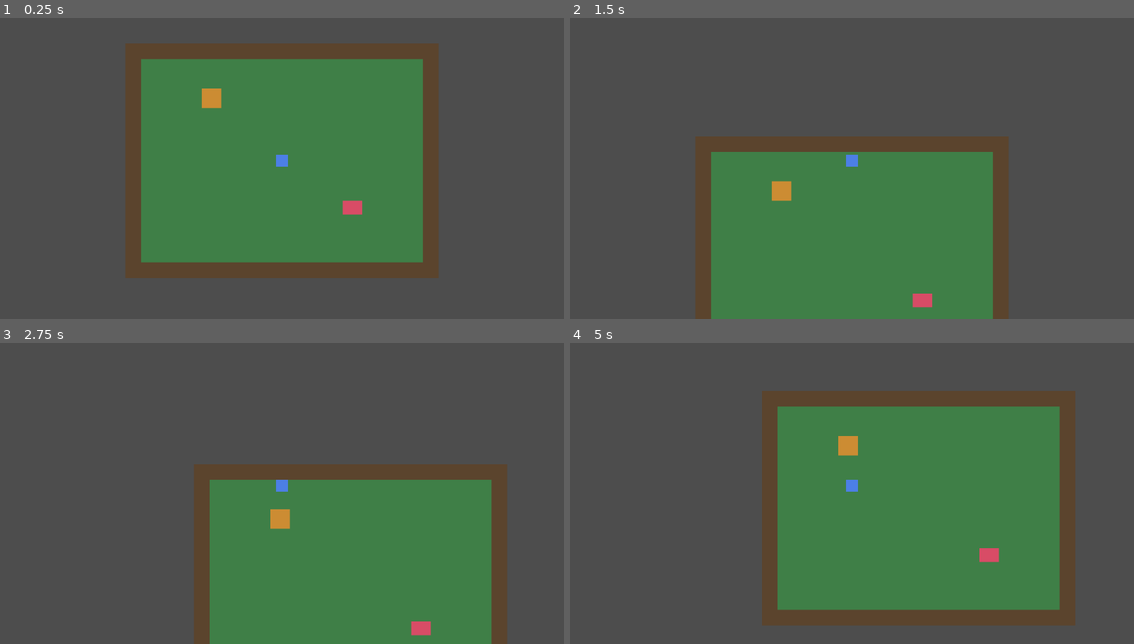
Above: before the commit, frames 1-4 (two rows, left to right).
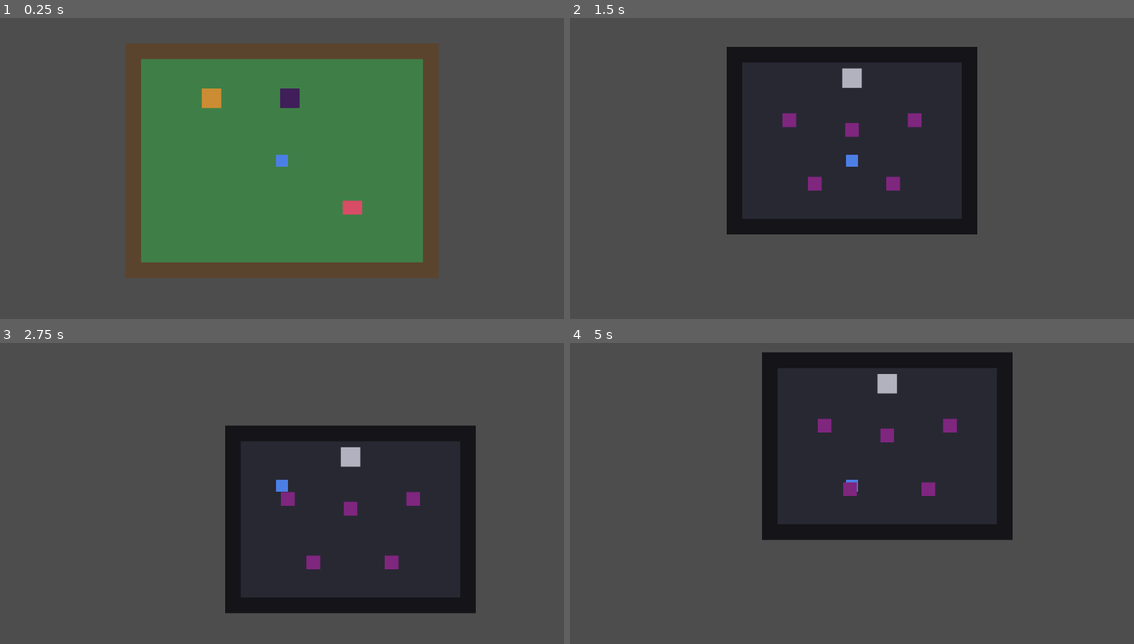
Above: after the commit, the same moments.

Repository: fkenmar/Altiare
Game: Godot game, scene res://scenes/World.tscn
Two runs of this game, one before a commit and one after it. Both use one fixed random seed, a clock stepped at 60 frames per second and the inputs below.
Inputs:
- Up to frame 1 (0.25 s): no input
- Up to frame 2 (1.5 s): tap Enter (ui_accept) at 0.5, 0.77 s; hold W from 0.53 s (still down)
- Up to frame 3 (2.75 s): tap Enter (ui_accept) at 1.52 s; release W at 2.03 s; hold A from 2.03 s (still down)
- Up to frame 4 (5 s): tap Enter (ui_accept) at 3.02, 3.77, 4.52 s; release A at 3.53 s; hold S 3.53-4.28 s; hold D from 4.28 s (still down)

The runs differ from the first frame. In frame 1, 0.2% of the frame differs, in the area x 49-54%, y 23-30%; in frame 2, 47%; in frame 3, 39%; in frame 4, 49%, in the area x 34-90%, y 3-94%.

Commit message:
M2: dungeon door + floor, contact combat, monsters, exit, faint/loot

Diff:
--- /dev/null
+++ b/scenes/Dungeon.tscn
@@ -0,0 +1,79 @@
+[gd_scene load_steps=8 format=3]
+
+[ext_resource type="Script" path="res://scripts/Dungeon.gd" id="1_dungeon"]
+[ext_resource type="Script" path="res://scripts/DungeonExit.gd" id="2_exit"]
+[ext_resource type="PackedScene" path="res://scenes/Player.tscn" id="3_player"]
+[ext_resource type="PackedScene" path="res://scenes/Monster.tscn" id="4_monster"]
+
+[sub_resource type="RectangleShape2D" id="HWall"]
+size = Vector2(512, 32)
+
+[sub_resource type="RectangleShape2D" id="VWall"]
+size = Vector2(32, 384)
+
+[sub_resource type="RectangleShape2D" id="ExitShape"]
+size = Vector2(40, 40)
+
+[node name="Dungeon" type="Node2D"]
+script = ExtResource("1_dungeon")
+
+[node name="Ground" type="TileMapLayer" parent="."]
+
+[node name="Walls" type="StaticBody2D" parent="."]
+
+[node name="WallTop" type="CollisionShape2D" parent="Walls"]
+position = Vector2(256, 16)
+shape = SubResource("HWall")
+
+[node name="WallBottom" type="CollisionShape2D" parent="Walls"]
+position = Vector2(256, 368)
+shape = SubResource("HWall")
+
+[node name="WallLeft" type="CollisionShape2D" parent="Walls"]
+position = Vector2(16, 192)
+shape = SubResource("VWall")
+
+[node name="WallRight" type="CollisionShape2D" parent="Walls"]
+position = Vector2(496, 192)
+shape = SubResource("VWall")
+
+[node name="DungeonExit" type="Area2D" parent="."]
+position = Vector2(256, 64)
+collision_layer = 0
+collision_mask = 2
+script = ExtResource("2_exit")
+
+[node name="Visual" type="Polygon2D" parent="DungeonExit"]
+color = Color(0.7, 0.7, 0.75, 1)
+polygon = PackedVector2Array(-20, -20, 20, -20, 20, 20, -20, 20)
+
+[node name="CollisionShape2D" type="CollisionShape2D" parent="DungeonExit"]
+shape = SubResource("ExitShape")
+
+[node name="Player" parent="." instance=ExtResource("3_player")]
+position = Vector2(256, 320)
+
+[node name="Monster1" parent="." instance=ExtResource("4_monster")]
+position = Vector2(128, 150)
+
+[node name="Monster2" parent="." instance=ExtResource("4_monster")]
+position = Vector2(256, 170)
+monster_name = "Goblin"
+max_hp = 28
+attack = 4
+xp_reward = 20
+gold_reward = 6
+
+[node name="Monster3" parent="." instance=ExtResource("4_monster")]
+position = Vector2(384, 150)
+
+[node name="Monster4" parent="." instance=ExtResource("4_monster")]
+position = Vector2(180, 280)
+
+[node name="Monster5" parent="." instance=ExtResource("4_monster")]
+position = Vector2(340, 280)
+monster_name = "Brute"
+max_hp = 34
+attack = 5
+xp_reward = 28
+gold_reward = 8
--- /dev/null
+++ b/scenes/Monster.tscn
@@ -0,0 +1,18 @@
+[gd_scene load_steps=3 format=3]
+
+[ext_resource type="Script" path="res://scripts/Monster.gd" id="1_monster"]
+
+[sub_resource type="RectangleShape2D" id="MonShape"]
+size = Vector2(28, 28)
+
+[node name="Monster" type="Area2D"]
+collision_layer = 4
+collision_mask = 2
+script = ExtResource("1_monster")
+
+[node name="Visual" type="Polygon2D" parent="."]
+color = Color(0.5, 0.15, 0.5, 1)
+polygon = PackedVector2Array(-14, -14, 14, -14, 14, 14, -14, 14)
+
+[node name="CollisionShape2D" type="CollisionShape2D" parent="."]
+shape = SubResource("MonShape")
--- a/scenes/Town.tscn
+++ b/scenes/Town.tscn
@@ -1,8 +1,9 @@
-[gd_scene load_steps=8 format=3]
+[gd_scene load_steps=9 format=3]
 
 [ext_resource type="Script" path="res://scripts/Town.gd" id="1_town"]
 [ext_resource type="Script" path="res://scripts/HouseEntrance.gd" id="2_house"]
 [ext_resource type="Script" path="res://scripts/Bed.gd" id="3_bed"]
+[ext_resource type="Script" path="res://scripts/DungeonDoor.gd" id="4_dungeon"]
 
 [sub_resource type="RectangleShape2D" id="HWall"]
 size = Vector2(640, 32)
@@ -64,3 +65,16 @@
 
 [node name="CollisionShape2D" type="CollisionShape2D" parent="Bed"]
 shape = SubResource("BedShape")
+
+[node name="DungeonDoor" type="Area2D" parent="."]
+position = Vector2(336, 112)
+collision_layer = 0
+collision_mask = 2
+script = ExtResource("4_dungeon")
+
+[node name="Visual" type="Polygon2D" parent="DungeonDoor"]
+color = Color(0.25, 0.12, 0.35, 1)
+polygon = PackedVector2Array(-20, -20, 20, -20, 20, 20, -20, 20)
+
+[node name="CollisionShape2D" type="CollisionShape2D" parent="DungeonDoor"]
+shape = SubResource("Door")
--- /dev/null
+++ b/scripts/Dungeon.gd
@@ -0,0 +1,30 @@
+extends Node2D
+
+## The dungeon floor. Builds its (darker) tile floor via the shared TileFloorBuilder;
+## walls, the exit stairs, the player spawn, and monsters are placed in Dungeon.tscn.
+## Listens for GameState.player_fainted to drag the player back to town.
+
+const TileFloorBuilder = preload("res://scripts/TileFloorBuilder.gd")
+
+const TILE_SIZE: int = 32
+const WIDTH: int = 16
+const HEIGHT: int = 12
+
+const FLOOR_COLOR := Color(0.16, 0.16, 0.2)  # cold stone
+const WALL_COLOR := Color(0.08, 0.08, 0.1)   # near-black
+
+var _returning: bool = false
+
+@onready var _ground: TileMapLayer = $Ground
+
+func _ready() -> void:
+	TileFloorBuilder.build(_ground, WIDTH, HEIGHT, TILE_SIZE, FLOOR_COLOR, WALL_COLOR)
+	GameState.player_fainted.connect(_on_player_fainted)
+
+func _on_player_fainted() -> void:
+	if _returning:
+		return  # one faint, one trip home (multiple monsters can zero us in a frame)
+	_returning = true
+	GameState.hp = 1  # dragged home barely conscious; sleep to recover
+	print("You fainted! Dragged back to town.")
+	get_tree().change_scene_to_file("res://scenes/World.tscn")
--- /dev/null
+++ b/scripts/DungeonDoor.gd
@@ -0,0 +1,12 @@
+extends Area2D
+
+## Town → dungeon transition. Stepping onto it descends to the dungeon floor; the
+## GameState autoload carries stats across the scene change.
+
+func _ready() -> void:
+	body_entered.connect(_on_body_entered)
+
+func _on_body_entered(body: Node2D) -> void:
+	if body.is_in_group("player"):
+		print("Descending into the dungeon...")
+		get_tree().change_scene_to_file("res://scenes/Dungeon.tscn")
--- /dev/null
+++ b/scripts/DungeonExit.gd
@@ -0,0 +1,11 @@
+extends Area2D
+
+## Dungeon → town transition (the stairs back up).
+
+func _ready() -> void:
+	body_entered.connect(_on_body_entered)
+
+func _on_body_entered(body: Node2D) -> void:
+	if body.is_in_group("player"):
+		print("Climbing back to town...")
+		get_tree().change_scene_to_file("res://scenes/World.tscn")
--- a/scripts/GameState.gd
+++ b/scripts/GameState.gd
@@ -11,7 +11,7 @@
 # --- Tuning (magic numbers live up here, per conventions) ---
 const STARTING_DAY: int = 1
 const MAX_ENERGY: int = 100
-const ENERGY_PER_HIT: int = 5
+const ENERGY_PER_HIT: int = 10  # a dungeon run of a few fights should drain a full bar
 const POINTS_PER_LEVEL: int = 3
 
 const BASE_MAX_HP: int = 20
--- /dev/null
+++ b/scripts/Monster.gd
@@ -0,0 +1,67 @@
+extends Area2D
+
+## A dungeon monster. Dead-simple contact combat (CLAUDE.md: "walk into monster,
+## swing, numbers happen"): while the player overlaps, both sides trade blows on a
+## timer. Player damage = GameState.attack_power() + a die roll; each swing costs the
+## player energy. On death it awards XP + gold and frees itself.
+
+@export var monster_name: String = "Slime"
+@export var max_hp: int = 22
+@export var attack: int = 3
+@export var xp_reward: int = 15
+@export var gold_reward: int = 4
+
+const COMBAT_INTERVAL: float = 0.6  # seconds between blow exchanges
+const DIE_FACES: int = 4            # the "+ die roll" on top of the flat stat
+
+var hp: int = 0
+var _player_in_contact: bool = false
+var _timer: float = 0.0
+
+func _ready() -> void:
+	hp = max_hp
+	body_entered.connect(_on_body_entered)
+	body_exited.connect(_on_body_exited)
+
+func _on_body_entered(body: Node2D) -> void:
+	if body.is_in_group("player"):
+		_player_in_contact = true
+		_timer = COMBAT_INTERVAL  # land the first blow almost immediately on contact
+
+func _on_body_exited(body: Node2D) -> void:
+	if body.is_in_group("player"):
+		_player_in_contact = false
+
+func _process(delta: float) -> void:
+	if not _player_in_contact or hp <= 0:
+		return
+	_timer += delta
+	if _timer >= COMBAT_INTERVAL:
+		_timer = 0.0
+		_exchange_blows()
+
+func _exchange_blows() -> void:
+	if GameState.energy <= 0:
+		print("Too tired to swing — head home and sleep.")
+		return
+
+	# Player strikes first.
+	var player_dmg := GameState.attack_power() + randi_range(1, DIE_FACES)
+	hp -= player_dmg
+	GameState.spend_energy(GameState.ENERGY_PER_HIT)
+	print("You hit %s for %d. (%s HP: %d)" % [monster_name, player_dmg, monster_name, max(hp, 0)])
+	if hp <= 0:
+		_die()
+		return
+
+	# Monster strikes back.
+	var monster_dmg := attack + randi_range(1, DIE_FACES)
+	GameState.take_damage(monster_dmg)
+	print("%s hits you for %d. (Your HP: %d, Energy: %d)" % [monster_name, monster_dmg, GameState.hp, GameState.energy])
+
+func _die() -> void:
+	GameState.gain_xp(xp_reward)
+	GameState.add_gold(gold_reward)
+	print("%s defeated! +%d XP, +%d gold. (Lvl %d, %d/%d XP)" % [
+		monster_name, xp_reward, gold_reward, GameState.level, GameState.xp, GameState.xp_to_next()])
+	queue_free()
